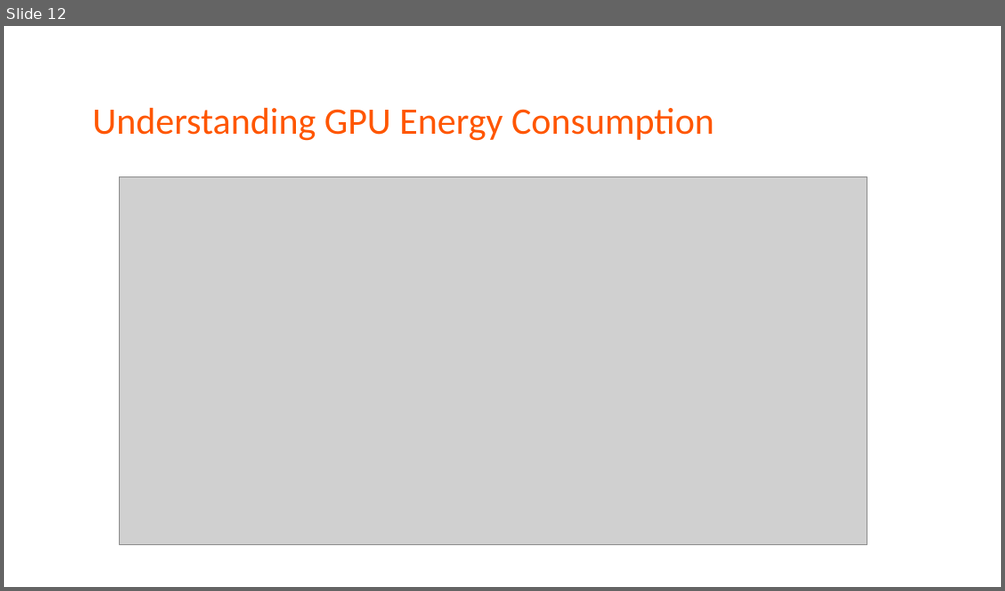
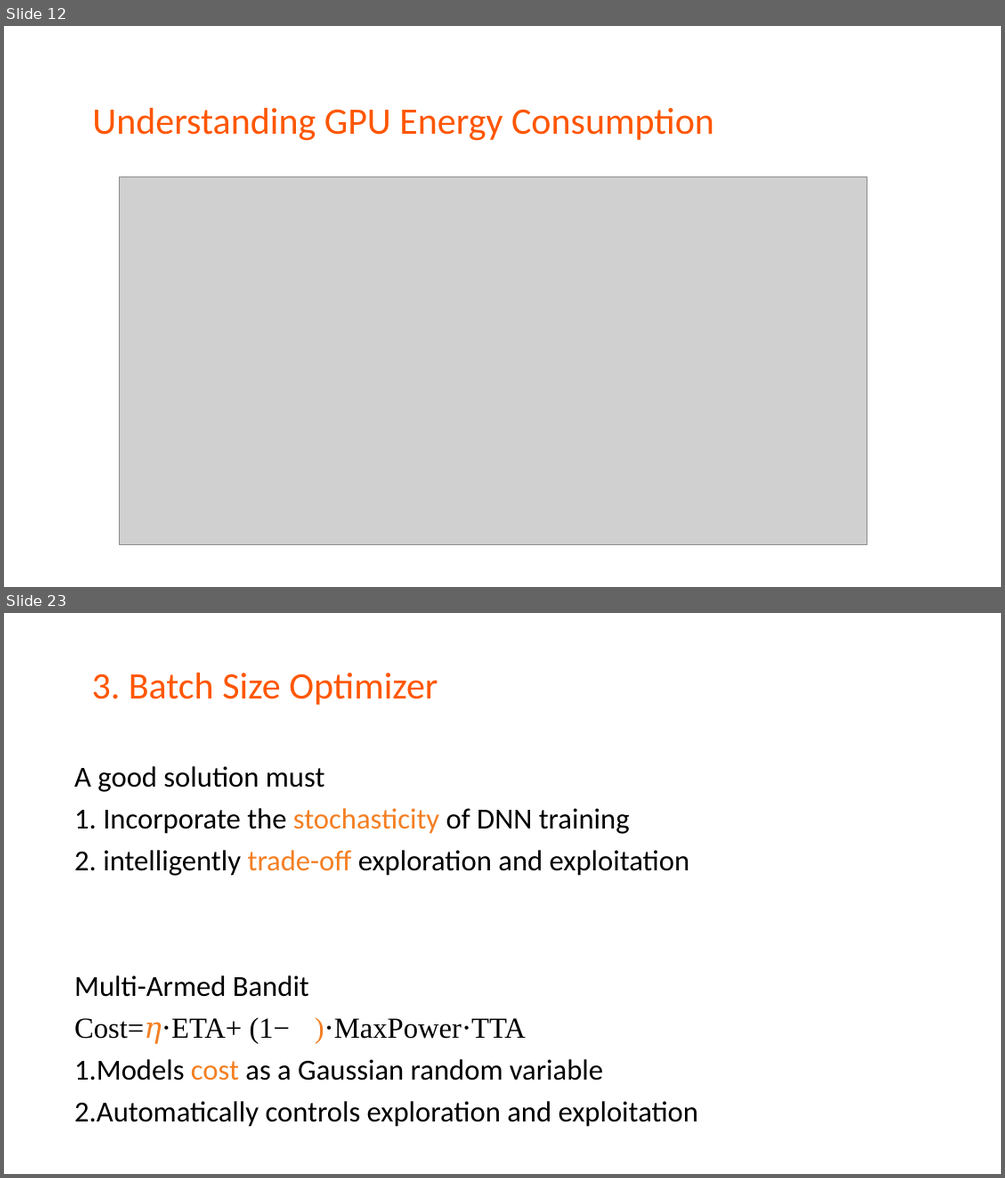
Before and after one commit to LukeLIN-web/CS345, a slide deck: paperview/zeuspresentation.pptx. Shown one above the other, each under a label of ours: slide 12 before the commit, slides 12 and 23 after it; the slides between them are not shown. The pictures are 1005x591 and 1005x1178 pixels, drawn with LibreOffice and Linux fonts; fonts in the diff are those of the drawing; grey boxes stand for pictures. Boxes give left, top, right and bottom in pixels: in the first picture for what was removed or moved away, otherwise in the second. Text is boxed around its words. In the diff, an @@ line names an element or a change of style, - is before the commit and + after.

```diff
--- a/paperview/zeuspresentation.pptx
+++ b/paperview/zeuspresentation.pptx
@@ slide 23 added at bbox=[4, 613, 1001, 1174], background #FFFFFF @@
@@ text added at bbox=[92, 673, 437, 705], 36 pt, text #FF5600 @@
+3. Batch Size Optimizer
@@ text added at bbox=[74, 766, 699, 1127], 28 pt, text #000000 @@
+A good solution must
+1. Incorporate the stochasticity of DNN training
+2. intelligently trade-off exploration and exploitation
+Multi-Armed Bandit
+Cost=𝜂⋅ETA+ (1−𝜂 )⋅MaxPower⋅TTA
+1. Models cost as a Gaussian random variable
+2. Automatically controls exploration and exploitation
```
Also in this commit, not shown: 4 slides changed, 14 other slides added, 1 slide removed, 6 other files.
